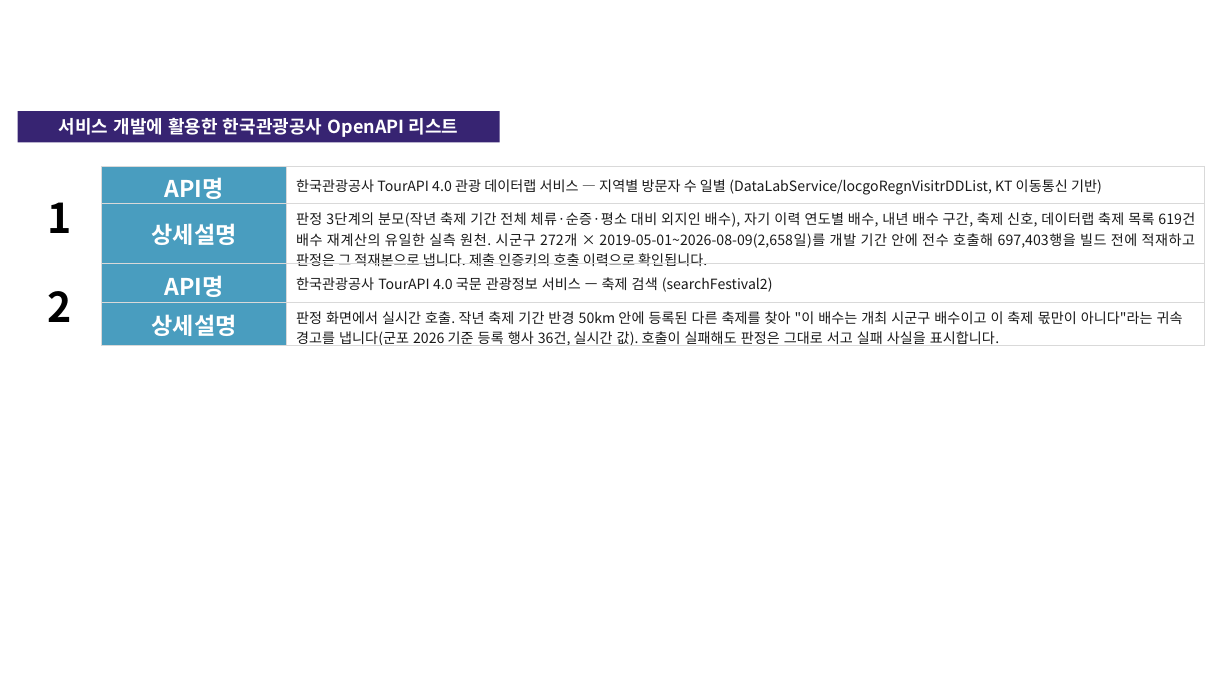
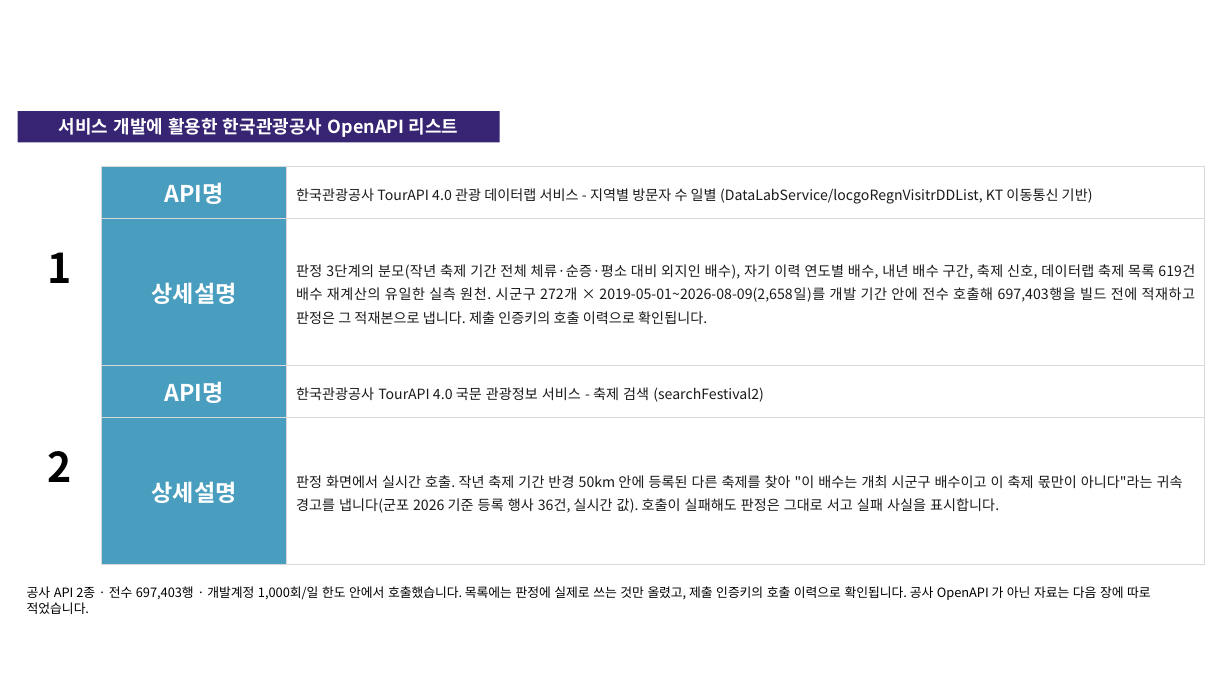
Before and after one commit to jangjunyong/oneshot-mvp, a slide deck: slide 10 of docs/제출양식/기능설명서_기획안팩트체크_작성본.pptx. Drawn at 1232x693 pixels with LibreOffice and Linux fonts; fonts in the diff are those of the drawing; background and template pictures are left out. Boxes give left, top, right and bottom in pixels: in the first picture for what was removed or moved away, otherwise in the second. Text is boxed around its words. In the diff, an @@ line names an element or a change of style, - is before the commit and + after.

```diff
--- a/docs/제출양식/기능설명서_기획안팩트체크_작성본.pptx
+++ b/docs/제출양식/기능설명서_기획안팩트체크_작성본.pptx
@@ table at (x1=18, y1=166, x2=1205, y2=565) @@
-row 1, column 3: 한국관광공사 TourAPI 4.0 관광 데이터랩 서비스 — 지역별 방문자 수 일별 (DataLabService/locgoRegnVisitrDDList, KT 이동통신 기반)
+row 1, column 3: 한국관광공사 TourAPI 4.0 관광 데이터랩 서비스 - 지역별 방문자 수 일별 (DataLabService/locgoRegnVisitrDDList, KT 이동통신 기반)
-row 3, column 3: 한국관광공사 TourAPI 4.0 국문 관광정보 서비스 — 축제 검색 (searchFestival2)
+row 3, column 3: 한국관광공사 TourAPI 4.0 국문 관광정보 서비스 - 축제 검색 (searchFestival2)
@@ line spacing 1 to 1.15 @@
@@ text added at (x1=27, y1=586, x2=1151, y2=614), 10 pt, text #000000 @@
+공사 API 2종 · 전수 697,403행 · 개발계정 1,000회/일 한도 안에서 호출했습니다. 목록에는 판정에 실제로 쓰는 것만 올렸고, 제출 인증키의 호출 이력으로 확인됩니다. 공사 OpenAPI 가 아닌 자료는 다음 장에 따로 적었습니다.
```
Also in this commit, not shown: 11 other slides changed, 50 other files.
